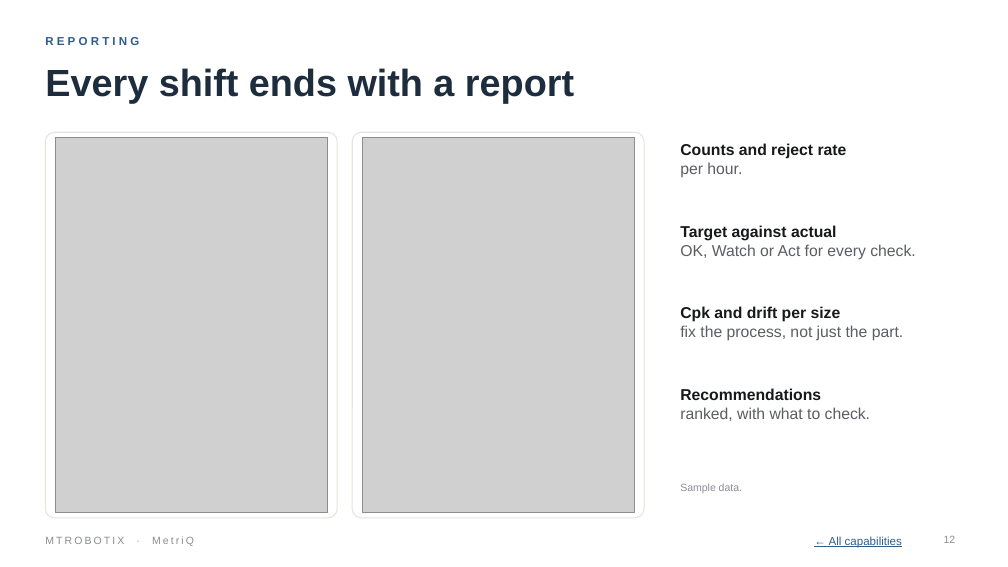
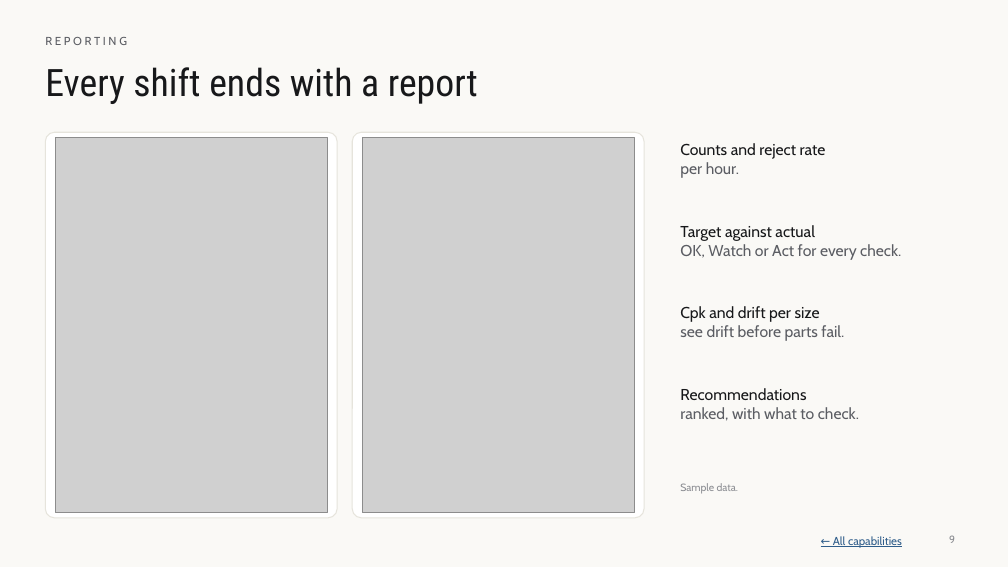
Before and after one commit to MTRobotix/MTR-SOP, a slide deck: slide 9 of content/general/attachments/metriq-pitch-deck.pptx (slide 12 before the commit). Drawn at 1008x567 pixels with LibreOffice and Linux fonts; fonts in the diff are those of the drawing; grey boxes stand for pictures; background and template pictures are left out. Boxes give left, top, right and bottom in pixels: in the first picture for what was removed or moved away, otherwise in the second. Text is boxed around its words. In the diff, an @@ line names an element or a change of style, - is before the commit and + after.

```diff
--- a/content/general/attachments/metriq-pitch-deck.pptx
+++ b/content/general/attachments/metriq-pitch-deck.pptx
@@ background #FFFFFF to #FAF9F6 @@
@@ text "REPORTING" at (45,37,127,45): font Arial to Cabin, text colour #2F5D8A to #5B5D63, letter spacing 3 to 2.5 pt, bold off @@
@@ title "Every shift ends with a ..." at (45,67,478,104): font Arial to Roboto Condensed, text colour #1D2D3D to #17181A, bold off @@
@@ text "Counts and reject rate" at (680,143,826,178): font Arial to Cabin; bold off in "Counts and reject rate" @@
@@ text "Target against actual" at (680,225,901,260): font Arial to Cabin; bold off in "Target against actual" @@
@@ text at (680,325,844,341): text changed; font Arial to Cabin @@
-fix the process, not just the part.
+see drift before parts fail.
@@ text at (680,306,820,322): font Arial to Cabin, bold off in "Cpk and drift per size" @@
@@ text "Recommendations" at (680,388,859,421): font Arial to Cabin; bold off in "Recommendations" @@
@@ text "Sample data." at (680,483,738,494): font Arial to Cabin @@
@@ text removed at (45,536,194,546) @@
-MTROBOTIX · MetriQ
@@ text "← All capabilities" at (833,536,902,548): font Arial to Cabin @@
@@ page number at (949,535,955,543): text changed; font Arial to Cabin @@
-12
+9
```
Also in this commit, not shown: 12 other slides changed, 3 slides added, 1 slide removed, 52 other files.
